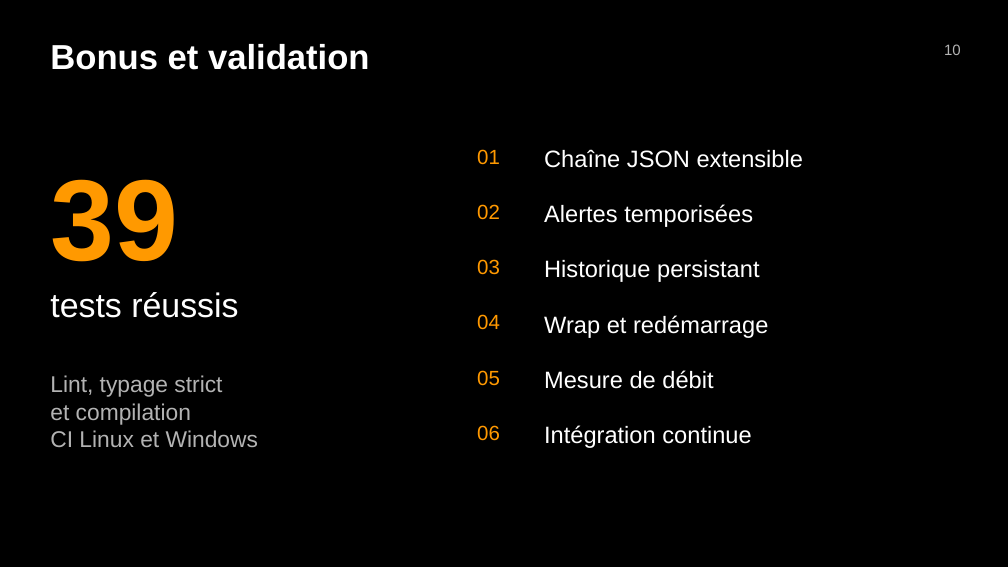
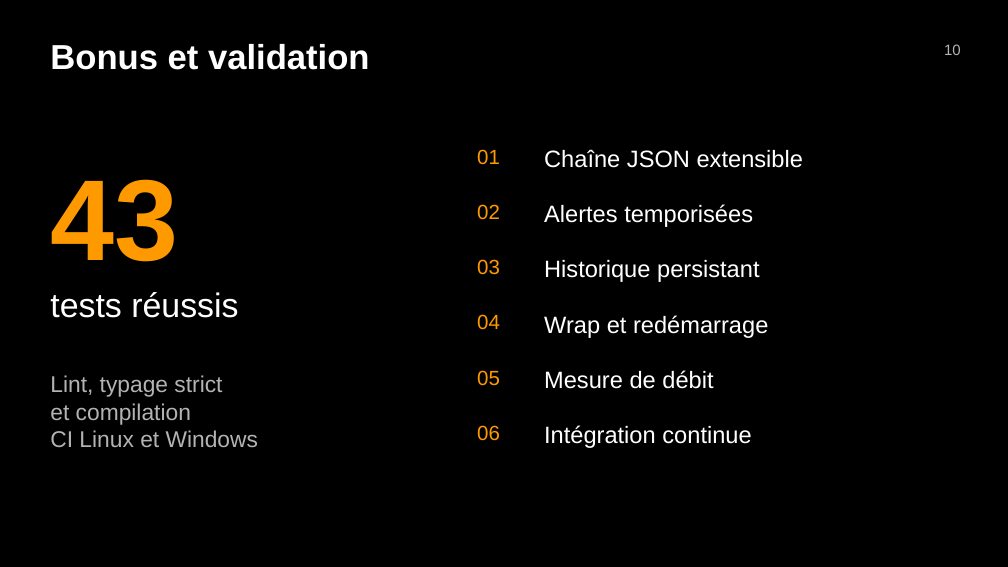
Before and after one commit to sebgrtd/rattrapage, a slide deck: slide 10 of docs/presentation/PulseHub-soutenance.pptx. Drawn at 1008x567 pixels with LibreOffice and Linux fonts; fonts in the diff are those of the drawing. Boxes give left, top, right and bottom in pixels: in the first picture for what was removed or moved away, otherwise in the second. Text is boxed around its words. In the diff, an @@ line names an element or a change of style, - is before the commit and + after.

```diff
--- a/docs/presentation/PulseHub-soutenance.pptx
+++ b/docs/presentation/PulseHub-soutenance.pptx
@@ text at (x1=50, y1=179, x2=178, y2=262): text changed @@
-39
+43
```
Also in this commit, not shown: 1 other slide changed, 1 other file.
